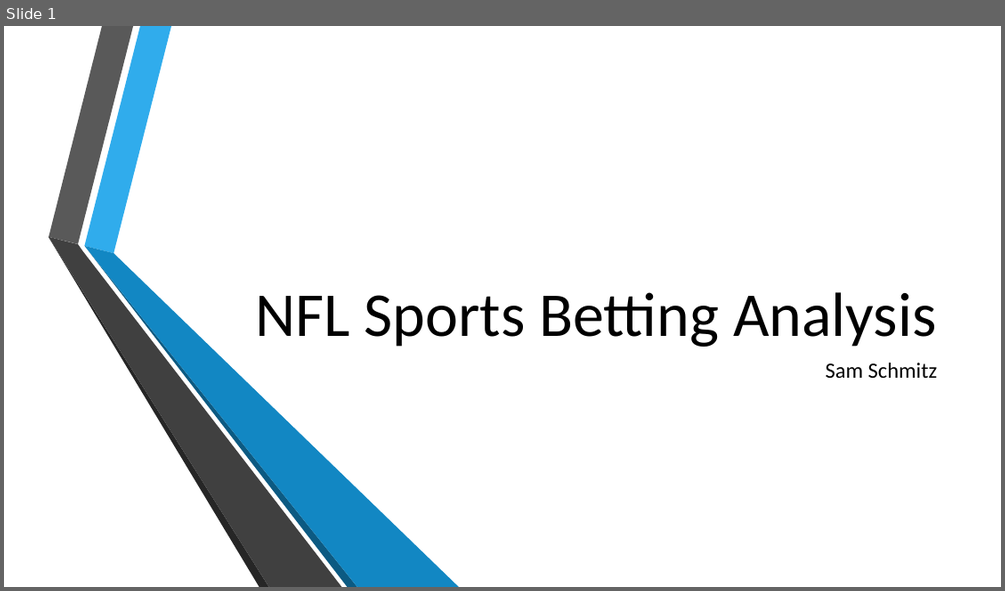
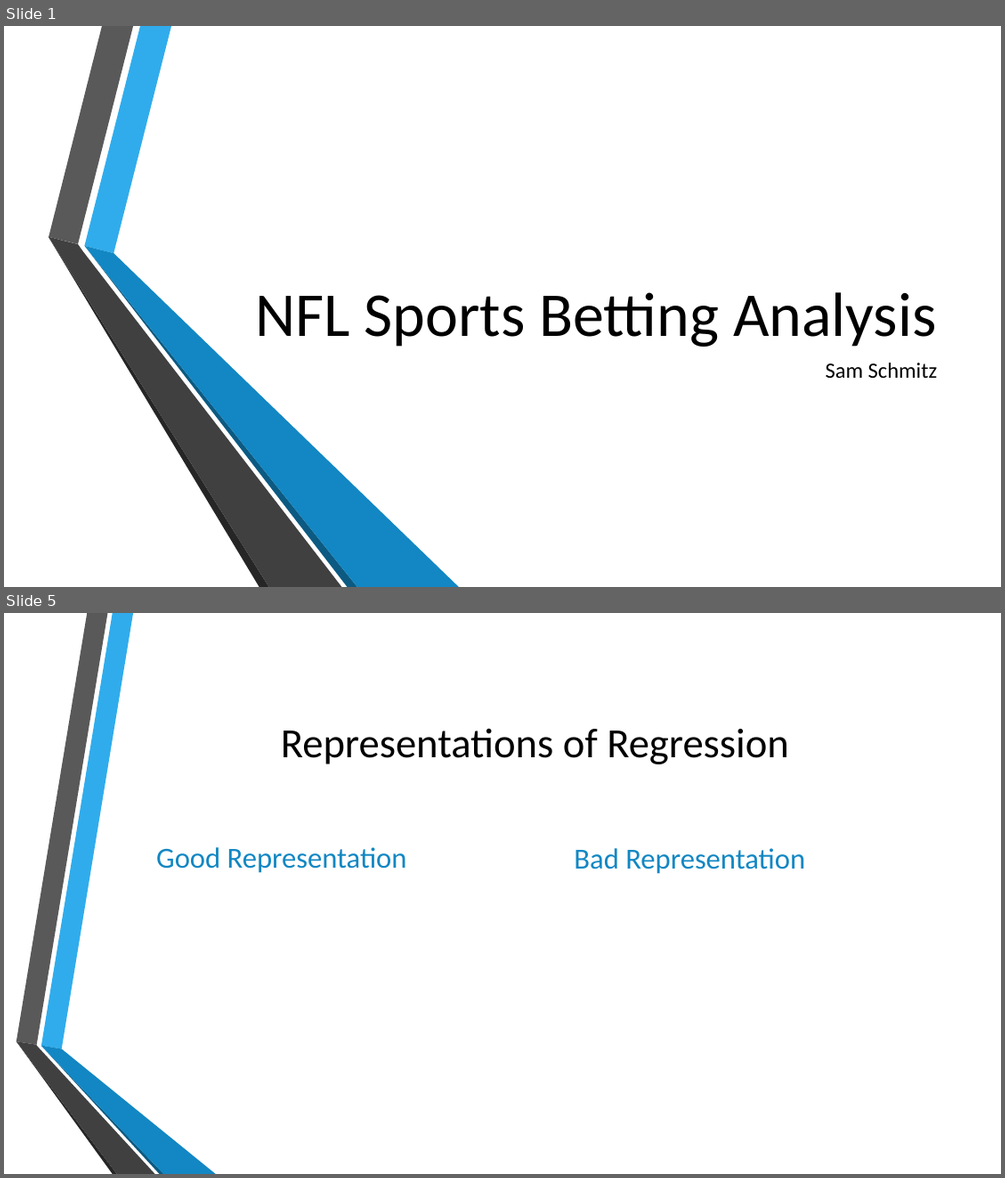
Before and after one commit to jeromeroehmdoane/Sam_Sp25, a slide deck: SUMPresentation.pptx. Shown one above the other, each under a label of ours: slide 1 before the commit, slides 1 and 5 after it; the slides between them are not shown. The pictures are 1005x591 and 1005x1178 pixels, drawn with LibreOffice and Linux fonts; fonts in the diff are those of the drawing; background and template pictures are left out. Boxes give left, top, right and bottom in pixels: in the first picture for what was removed or moved away, otherwise in the second. Text is boxed around its words. In the diff, an @@ line names an element or a change of style, - is before the commit and + after.

```diff
--- a/SUMPresentation.pptx
+++ b/SUMPresentation.pptx
@@ slide 5 added at <box>4,613,1001,1174</box>, background picture (left out) @@
@@ title added at <box>281,728,789,764</box>, 40 pt, text #000000 @@
+Representations of Regression
@@ text added at <box>156,847,407,873</box>, 28 pt, text #1287C3 @@
+Good Representation
@@ text added at <box>574,848,805,874</box>, 28 pt, text #1287C3 @@
+Bad Representation
@@ group added at <box>16,613,216,1174</box>: 6 freeform shapes @@
```
Also in this commit, not shown: 9 other slides added, 1 slide removed, 4 other files.
